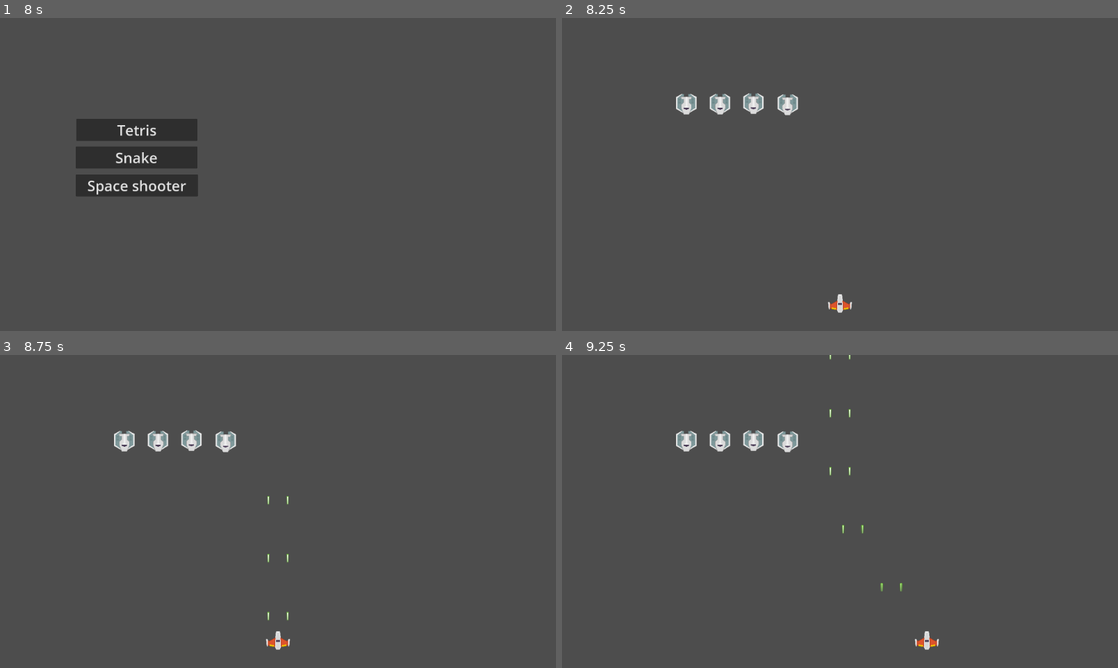
Above: before the commit, frames 1-4 (two rows, left to right).
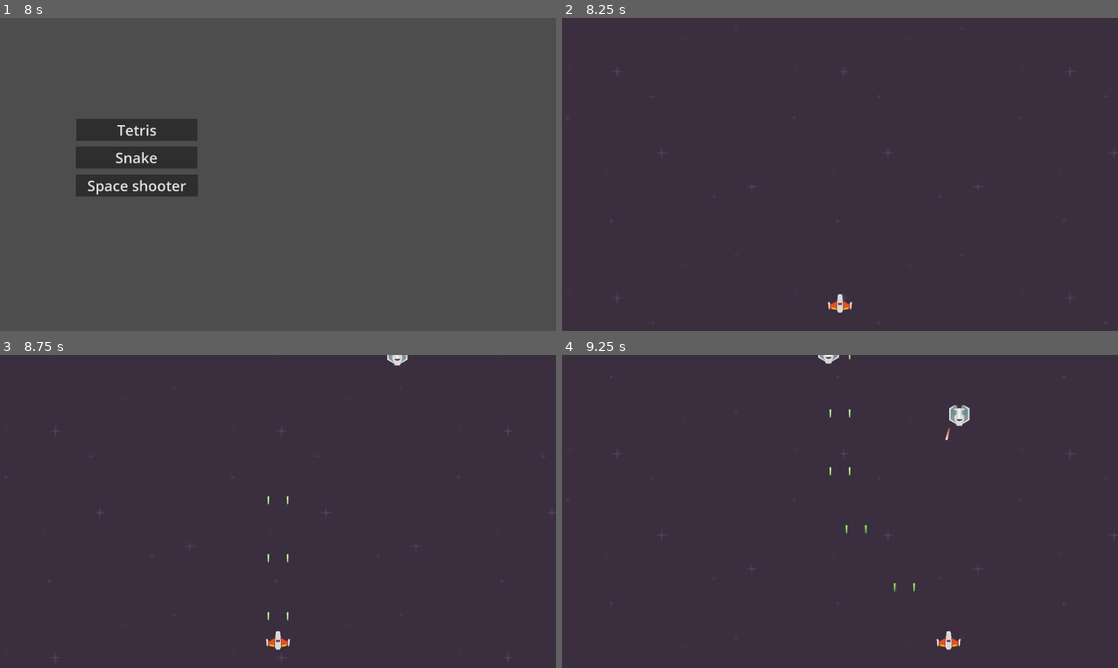
Above: after the commit, the same moments.

Repository: seriousdev-gh/godot_simple_games
Game: Godot game, scene res://scenes/game_selection.tscn
The game is run twice, just before and just after one commit, with the same random seed, the same clock (stepped at 60 frames per second) and the same inputs.
Inputs:
- Up to frame 1 (8 s): click "Tetris" at 0.5 s; click "Restart" at 1.25 s; click "Restart" at 2 s; click "Restart" at 2.75 s; click "Menu" at 3.5 s; click "Snake" at 4.25 s; click "Restart" at 5 s; click "Restart" at 5.75 s; click "Restart" at 6.5 s; click "Menu" at 7.25 s
- Up to frame 2 (8.25 s): click "Space shooter" at 8 s
- Up to frame 3 (8.75 s): no input
- Up to frame 4 (9.25 s): hold D (right) from 8.78 s (still down); tap Space (rotate) at 8.85 s

Frame 1 is identical in both runs. In frame 2, 100% of the frame differs, in the area x 0-100%, y 0-100%; in frame 3, 100%; in frame 4, 100%.

Commit message:
add enemies add level with two waves add background with animation

Diff:
--- a/scenes/space_shooter/enemy_1.tscn
+++ b/scenes/space_shooter/enemy_1.tscn
@@ -1,14 +1,16 @@
-[gd_scene load_steps=6 format=3 uid="uid://ccgesfkgw36wd"]
+[gd_scene load_steps=7 format=3 uid="uid://ccgesfkgw36wd"]
 
 [ext_resource type="Script" path="res://scripts/space_shooter/enemy_1.gd" id="2_8k6oi"]
 [ext_resource type="Texture2D" uid="uid://bcm1m4px4m824" path="res://assets/parts/wingBlue_4.png" id="2_kub14"]
 [ext_resource type="Script" path="res://scripts/space_shooter/destroyed_part.gd" id="3_2r8gt"]
 [ext_resource type="Texture2D" uid="uid://vnfbjnw4ax6f" path="res://assets/parts/enemyBlack4Body.png" id="3_8ylo3"]
+[ext_resource type="PackedScene" uid="uid://bxw41m6b8658i" path="res://scenes/space_shooter/enemy_laser_1.tscn" id="3_hc0k5"]
 [ext_resource type="PackedScene" uid="uid://b1jltndmr23o0" path="res://scenes/explosion.tscn" id="5_kkc2m"]
 
 [node name="Node2D" type="Node2D"]
 script = ExtResource("2_8k6oi")
 particles_scene = ExtResource("5_kkc2m")
+projectile_scene = ExtResource("3_hc0k5")
 
 [node name="Enemy" type="Area2D" parent="."]
 position = Vector2(0, 5)
--- /dev/null
+++ b/scenes/space_shooter/enemy_laser_1.tscn
@@ -0,0 +1,24 @@
+[gd_scene load_steps=4 format=3 uid="uid://bxw41m6b8658i"]
+
+[ext_resource type="Texture2D" uid="uid://dlraff1sr66ad" path="res://assets/laserRed16.png" id="1_etjbt"]
+[ext_resource type="Script" path="res://scripts/space_shooter/enemy_laser_1.gd" id="2_qpafn"]
+
+[sub_resource type="CapsuleShape2D" id="CapsuleShape2D_g2fpe"]
+radius = 8.0
+height = 78.0
+
+[node name="Node2D" type="Node2D"]
+script = ExtResource("2_qpafn")
+
+[node name="LaserRed16" type="Sprite2D" parent="."]
+rotation = 1.5708
+scale = Vector2(0.5, 0.5)
+texture = ExtResource("1_etjbt")
+
+[node name="EnemyProjectile" type="Area2D" parent="LaserRed16"]
+position = Vector2(0, -6.5)
+scale = Vector2(0.5, 0.5)
+
+[node name="CollisionShape2D" type="CollisionShape2D" parent="LaserRed16/EnemyProjectile"]
+position = Vector2(0, 10)
+shape = SubResource("CapsuleShape2D_g2fpe")
--- /dev/null
+++ b/scenes/space_shooter/enemy_spawner.tscn
@@ -0,0 +1,6 @@
+[gd_scene load_steps=2 format=3 uid="uid://clar6dst5iwo6"]
+
+[ext_resource type="Script" path="res://scripts/space_shooter/enemy_spawner.gd" id="1_bs25x"]
+
+[node name="EnemySpawner" type="Node"]
+script = ExtResource("1_bs25x")
--- a/scenes/space_shooter/game.tscn
+++ b/scenes/space_shooter/game.tscn
@@ -1,7 +1,31 @@
-[gd_scene load_steps=11 format=3 uid="uid://bjfcqwlc875vd"]
+[gd_scene load_steps=15 format=3 uid="uid://bjfcqwlc875vd"]
 
 [ext_resource type="PackedScene" uid="uid://n2q8ah2ddl06" path="res://scenes/space_shooter/player.tscn" id="1_2e4hq"]
+[ext_resource type="Script" path="res://scripts/space_shooter/game.gd" id="1_rbw86"]
 [ext_resource type="PackedScene" uid="uid://ccgesfkgw36wd" path="res://scenes/space_shooter/enemy_1.tscn" id="2_1be6a"]
+[ext_resource type="Texture2D" uid="uid://fv34cx08eivf" path="res://assets/background/darkPurple.png" id="3_34xym"]
+
+[sub_resource type="Animation" id="Animation_i83j1"]
+resource_name = "background_stars"
+length = 5.0
+loop_mode = 1
+tracks/0/type = "value"
+tracks/0/imported = false
+tracks/0/enabled = true
+tracks/0/path = NodePath(".:region_rect")
+tracks/0/interp = 1
+tracks/0/loop_wrap = true
+tracks/0/keys = {
+"times": PackedFloat32Array(0, 5),
+"transitions": PackedFloat32Array(1, 1),
+"update": 0,
+"values": [Rect2(0, 0, 755, 725), Rect2(0, -256, 755, 725)]
+}
+
+[sub_resource type="AnimationLibrary" id="AnimationLibrary_6v3xi"]
+_data = {
+"background_stars": SubResource("Animation_i83j1")
+}
 
 [sub_resource type="RectangleShape2D" id="RectangleShape2D_3gjyp"]
 size = Vector2(21, 678)
@@ -27,6 +51,22 @@
 [sub_resource type="WorldBoundaryShape2D" id="WorldBoundaryShape2D_qgsuh"]
 
 [node name="Game" type="Node2D"]
+script = ExtResource("1_rbw86")
+enemy_scenes = Array[PackedScene]([ExtResource("2_1be6a")])
+
+[node name="DarkPurple" type="Sprite2D" parent="."]
+texture_repeat = 2
+position = Vector2(-14, 38)
+scale = Vector2(1.832, 1.832)
+texture = ExtResource("3_34xym")
+region_enabled = true
+region_rect = Rect2(0, 256, 755, 725)
+
+[node name="AnimationPlayer" type="AnimationPlayer" parent="DarkPurple"]
+libraries = {
+"": SubResource("AnimationLibrary_6v3xi")
+}
+autoplay = "background_stars"
 
 [node name="Camera2D" type="Camera2D" parent="."]
 
@@ -77,6 +117,7 @@
 position = Vector2(0, -544)
 
 [node name="CollisionShape2D" type="CollisionShape2D" parent="KillzoneTop"]
+position = Vector2(0, -58)
 shape = SubResource("WorldBoundaryShape2D_56evl")
 
 [node name="KillzoneBottom" type="Area2D" parent="."]
@@ -85,14 +126,8 @@
 [node name="CollisionShape2D" type="CollisionShape2D" parent="KillzoneBottom"]
 shape = SubResource("WorldBoundaryShape2D_qgsuh")
 
-[node name="Enemy1" parent="." instance=ExtResource("2_1be6a")]
-position = Vector2(-319, -147)
+[node name="Spawners" type="Node" parent="."]
 
-[node name="Enemy2" parent="." instance=ExtResource("2_1be6a")]
-position = Vector2(-249, -147)
-
-[node name="Enemy3" parent="." instance=ExtResource("2_1be6a")]
-position = Vector2(-180, -148)
-
-[node name="Enemy4" parent="." instance=ExtResource("2_1be6a")]
-position = Vector2(-109, -146)
+[node name="Top" type="Line2D" parent="Spawners"]
+position = Vector2(0, -510)
+points = PackedVector2Array(-484, 9, 499, 10)
--- a/scripts/space_shooter/enemy_1.gd
+++ b/scripts/space_shooter/enemy_1.gd
@@ -1,8 +1,25 @@
 extends Node2D
 
 @export var particles_scene : PackedScene
+@export var projectile_scene : PackedScene
+@export var speed = 250
 
 signal before_kill
+
+func _ready():
+	logic()
+
+func _process(delta):
+	position.y += speed * delta
+
+func logic():
+	await get_tree().create_timer(1).timeout
+	var projectile = projectile_scene.instantiate()
+	var player = get_tree().get_current_scene().get_node("Player")
+	projectile.position = position
+	projectile.look_at(player.position)
+	get_tree().get_current_scene().add_child(projectile)
+
 
 func kill():
 	before_kill.emit()
--- /dev/null
+++ b/scripts/space_shooter/enemy_laser_1.gd
@@ -0,0 +1,10 @@
+extends Node2D
+
+@export var speed = 450
+
+func _process(delta):
+	translate(Vector2.from_angle(rotation) * speed * delta)
+
+func _on_area_2d_area_entered(area):
+	if area.name != "EnemyArea":
+		queue_free()
--- /dev/null
+++ b/scripts/space_shooter/enemy_spawner.gd
@@ -0,0 +1,9 @@
+extends Node
+
+# Called when the node enters the scene tree for the first time.
+func _ready():
+	pass
+
+# Called every frame. 'delta' is the elapsed time since the previous frame.
+func _process(delta):
+	pass
--- /dev/null
+++ b/scripts/space_shooter/game.gd
@@ -0,0 +1,57 @@
+extends Node2D
+
+@export var enemy_scenes : Array[PackedScene]
+var levels : Array
+
+# Called when the node enters the scene tree for the first time.
+func _ready():
+	seed(123456)
+
+	#setup()
+	setup_level1()
+
+
+# Called every frame. 'delta' is the elapsed time since the previous frame.
+func _process(delta):
+	pass
+
+func setup():
+	var tween = get_tree().create_tween()
+	# level 1
+	tween.tween_callback(
+		func():
+			print("TWEEN: spawn")
+			var enemy = enemy_scenes[0].instantiate()
+			enemy.position = line_random_point($Spawners/Top)
+			add_child(enemy)
+	).set_delay(0.8)
+	tween.set_loops(5)
+	tween.tween_interval(1)
+	tween.stop()
+	await tween.finished
+	tween.tween_callback(
+		func():
+			print("WEEN: after spawn")
+	)
+
+func setup_level1():
+	print("wave 1")
+	for i in 10:
+		var enemy = enemy_scenes[0].instantiate()
+		enemy.position = line_random_point($Spawners/Top)
+		add_child(enemy)
+		await get_tree().create_timer(0.5).timeout
+	await get_tree().create_timer(3).timeout
+
+	print("wave 2")
+	for i in 5:
+		var enemy = enemy_scenes[0].instantiate()
+		enemy.position = line_random_point($Spawners/Top)
+		add_child(enemy)
+		await get_tree().create_timer(0.3).timeout
+	await get_tree().create_timer(3).timeout
+
+func line_random_point(line) -> Vector2:
+	var p1 = line.get_point_position(0)
+	var p2 = line.get_point_position(1)
+	return line.position + Vector2(randf_range(p1.x, p2.x),randf_range(p1.y, p2.y))
--- a/scripts/space_shooter/player.gd
+++ b/scripts/space_shooter/player.gd
@@ -1,6 +1,6 @@
 extends Node2D
 
-@export var speed = 400.0
+@export var speed = 500.0
 @export var projectile: PackedScene
 
 const DIRECTIONS = {
Binary file added: assets/background/darkPurple.png
Not shown, added: assets/background/darkPurple.png.import
Binary file added: assets/laserRed16.png
Not shown, added: assets/laserRed16.png.import
